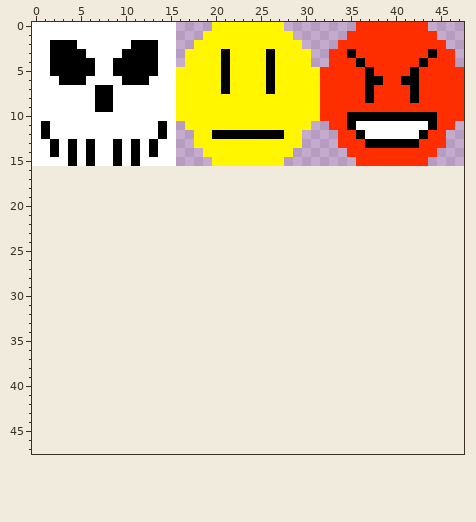
Two versions of one pixel-art sprite, public/spritesheet.png. Above is the file before it was changed.
The file is 48x16 pixels. The old version is drawn lined up with the new one, on the new canvas.
And afterwards:
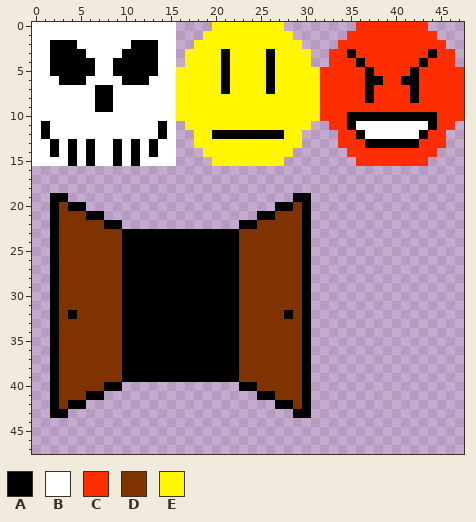
Palette (. is transparent): A #000000  B #ffffff  C #ff2e00  D #7f3300  E #fff600
What changed:
canvas 48x16 -> 48x48
Colour A now appears in row 19 at x 2 to 3 and 29 to 30; in row 20 at x 2, 4 to 5, 27 to 28 and 30; in row 21 at x 2, 6 to 7, 25 to 26 and 30; in row 22 at x 2, 8 to 9, 23 to 24 and 30; in rows 23 to 31 at x 2, 10 to 22 and 30; in row 32 at x 2, 4, 10 to 22, 28 and 30.
Colour A now appears in rows 33 to 39 at x 2, 10 to 22 and 30; in row 40 at x 2, 8 to 9, 23 to 24 and 30; in row 41 at x 2, 6 to 7, 25 to 26 and 30; in row 42 at x 2, 4 to 5, 27 to 28 and 30; in row 43 at x 2 to 3 and 29 to 30.
Colour D now appears in row 20 at x 3 and 29; in row 21 at x 3 to 5 and 27 to 29; in row 22 at x 3 to 7 and 25 to 29; in rows 23 to 31 at x 3 to 9 and 23 to 29; in row 32 at x 3, 5 to 9, 23 to 27 and 29; in rows 33 to 39 at x 3 to 9 and 23 to 29.
Colour D now appears in row 40 at x 3 to 7 and 25 to 29; in row 41 at x 3 to 5 and 27 to 29; in row 42 at x 3 and 29.
Boxes around the changes in both pictures, in picture pixels (x1, y1, x2, y2):
added: (50, 193, 311, 418)
